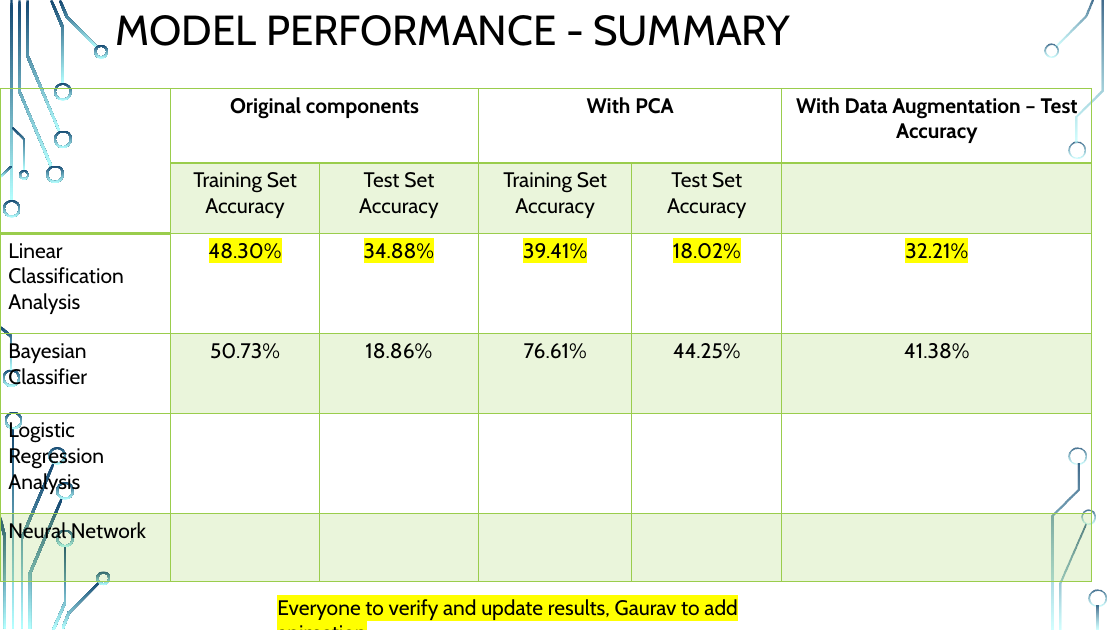
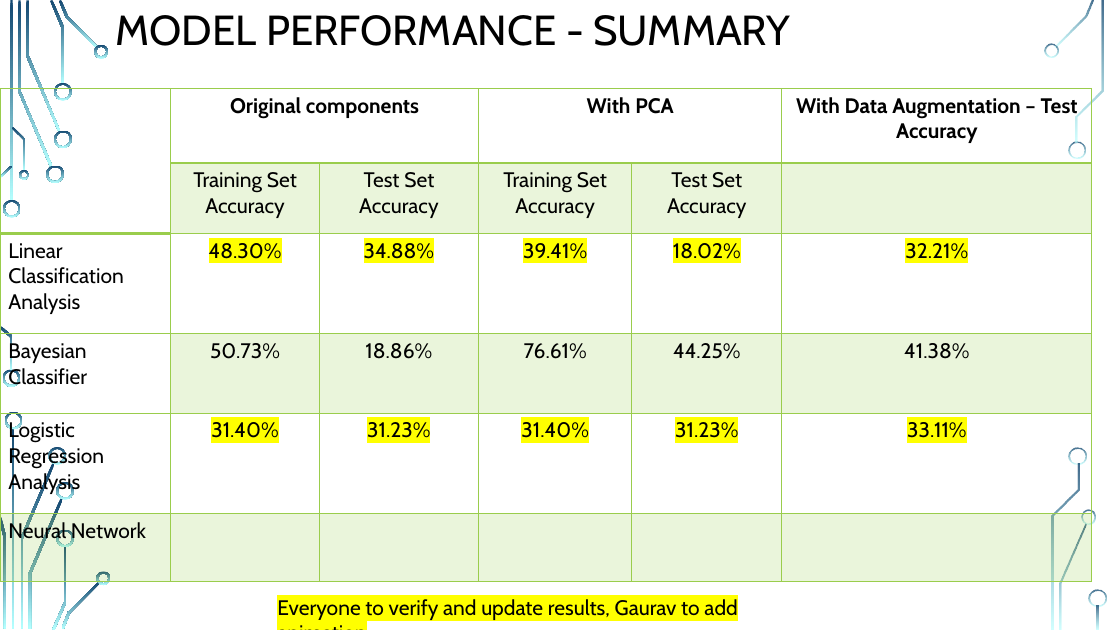
Before and after one commit to MR-KHILADI/Facial-Expression-Recognition, a slide deck: slide 14 of Final Project Draft.pptx (slide 13 before the commit). Drawn at 1120x630 pixels with LibreOffice and Linux fonts; fonts in the diff are those of the drawing; background and template pictures are left out. Boxes give left, top, right and bottom in pixels: in the first picture for what was removed or moved away, otherwise in the second. Text is boxed around its words. In the diff, an @@ line names an element or a change of style, - is before the commit and + after.

```diff
--- a/Final Project Draft.pptx
+++ b/Final Project Draft.pptx
@@ table at bbox=[0, 89, 1092, 582] @@
-row 5: Logistic Regression Analysis |  |  |  |  | 
+row 5: Logistic Regression Analysis | 31.40% | 31.23% | 31.40% | 31.23% | 33.11%
```
Also in this commit, not shown: 1 slide added.
